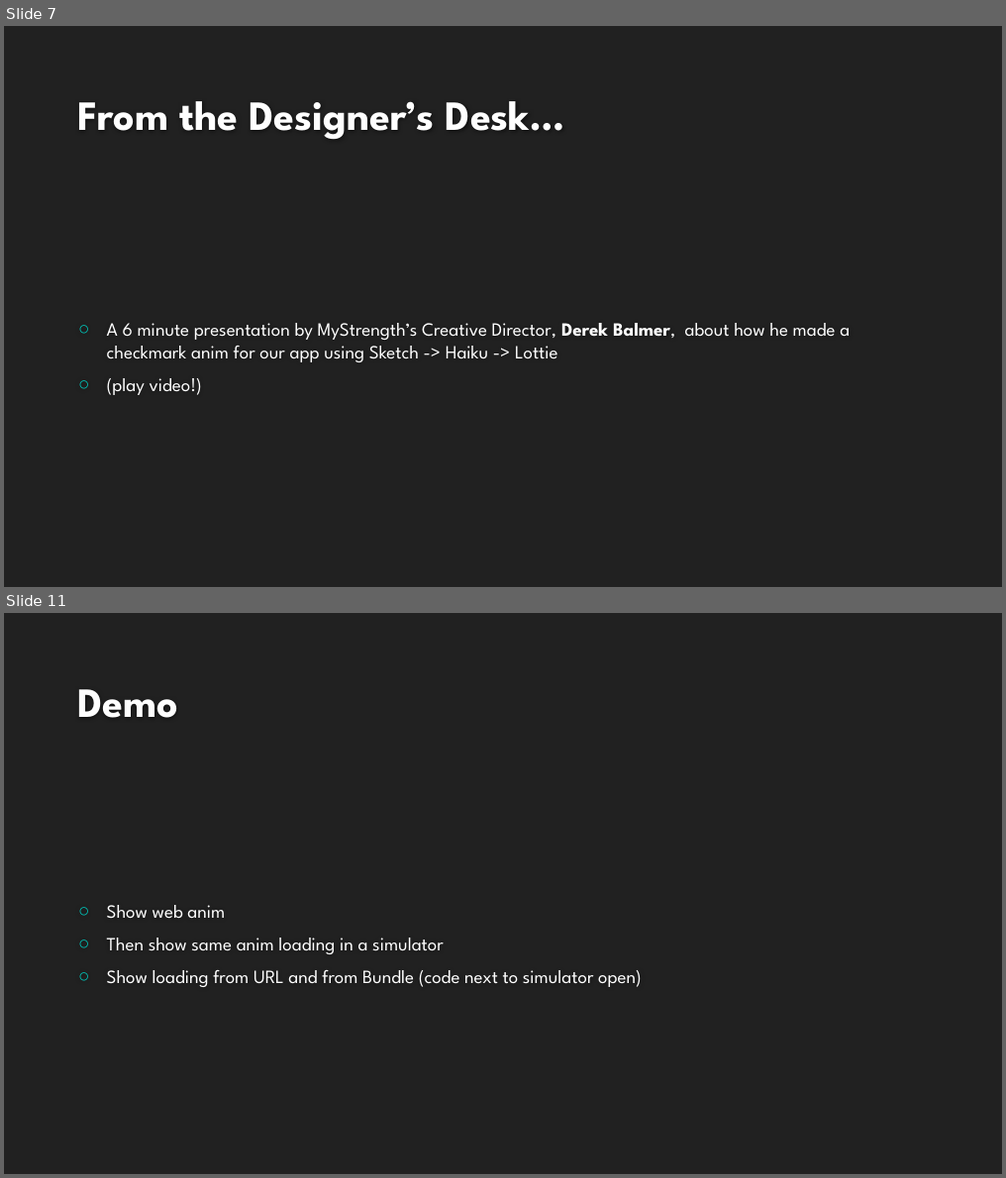
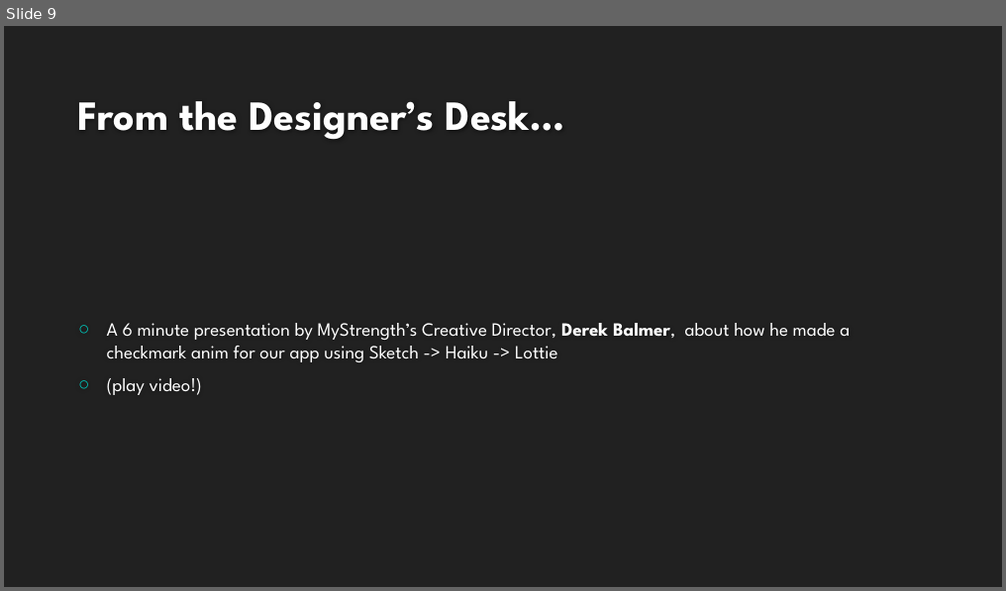
Before and after one commit to saamerm/Xamarin-Native-Forms-Swift-Lottie, a slide deck: Presentation.pptx. Shown one above the other, each under a label of ours: slides 7 and 11 before the commit, slide 9 after it; the slides between them are not shown. The pictures are 1006x1178 and 1006x591 pixels, drawn with LibreOffice and Linux fonts; fonts in the diff are those of the drawing; background and template pictures are left out. Boxes give left, top, right and bottom in pixels: in the first picture for what was removed or moved away, otherwise in the second. Text is boxed around its words. In the diff, an @@ line names an element or a change of style, - is before the commit and + after.

```diff
--- a/Presentation.pptx
+++ b/Presentation.pptx
@@ slide 11 removed at box(4, 613, 1002, 1174), background #212121 @@
@@ title removed at box(78, 689, 179, 718) @@
-Demo
@@ text removed at box(107, 905, 642, 987) @@
-○ Show web anim
-○ Then show same anim loading in a simulator
-○ Show loading from URL and from Bundle (code next to simulator open)
@@ what was slide 7 is now slide 9 @@
```
Also in this commit, not shown: 4 slides changed, 3 slides added, 4 other slides removed.
